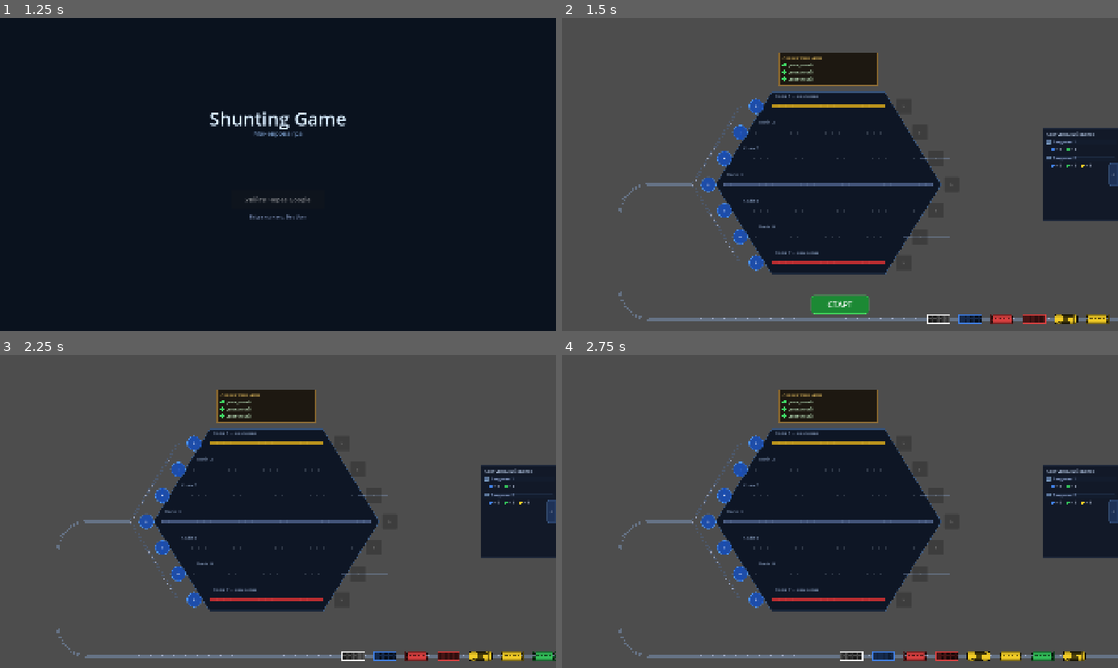
Above: before the commit, frames 1-4 (two rows, left to right).
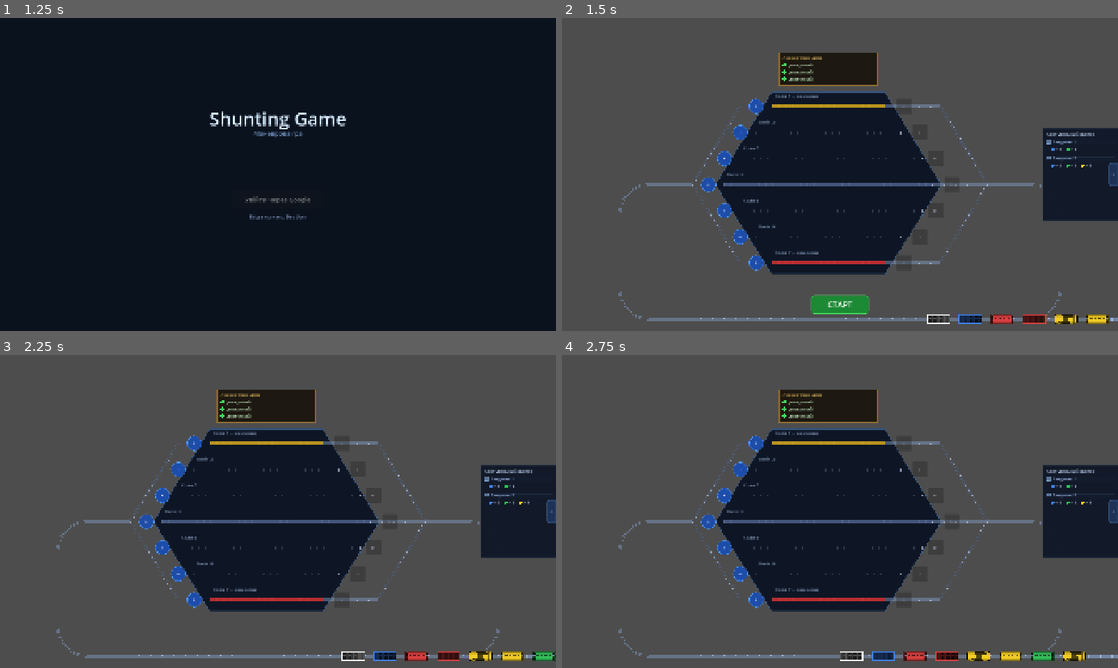
Above: after the commit, the same moments.

Repository: Fenimors99/shunting-game
Game: Godot game, scene res://scenes/LoginScreen.tscn
Same seed, same stepped clock (60 frames per second), same inputs: the game is played once before the commit and once after it.
Inputs:
- Up to frame 1 (1.25 s): click "Увійти через Google" at 0.5 s
- Up to frame 2 (1.5 s): tap Enter at 1.25 s
- Up to frame 3 (2.25 s): click "СТАРТ" at 2 s
- Up to frame 4 (2.75 s): no input

Frame 1 is identical in both runs. In frame 2, 0.7% of the frame differs, in the area x 58-100%, y 27-97%; in frame 3, 0.7%; in frame 4, 0.7%.

Commit message:
feat(exit): mirror exit arc to face left (_I shape)
Exit arc c2 was curving right (L shape) — flipped to curve left,
mirroring the entry arc geometry. Updated GameScreen exit animation
destination to match new arc direction.

Diff:
--- a/scripts/GameScreen.gd
+++ b/scripts/GameScreen.gd
@@ -122,9 +122,7 @@
 	if not loco_depot.use_locomotive():
 		return
 	var wagons: Array = station.pop_all_wagons(track_index)
-	match track_index:
-		1: _animate_exit(wagons, Layout.EXIT_LOADING_POS)
-		7: _animate_exit(wagons, Layout.EXIT_REPAIR_POS)
+	_animate_exit(wagons, track_index)
 
 func _on_track_exit_choice(track_index: int, submit: bool) -> void:
 	if not loco_depot.use_locomotive():
@@ -132,30 +130,55 @@
 	var wagons: Array = station.pop_all_wagons(track_index)
 	if submit:
 		task_manager.submit(wagons)
-		_animate_exit(wagons, Layout.EXIT_SUBMIT_POS)
+		_animate_exit(wagons, track_index)
 	else:
-		_return_to_queue(wagons)
+		_return_to_queue(wagons, track_index)
 
-func _animate_exit(wagons: Array, dest: Vector2) -> void:
+func _animate_exit(wagons: Array, track_index: int) -> void:
+	var exit_arc := Layout.get_exit_arc()
 	for i in wagons.size():
 		var wagon: Wagon = wagons[i]
-		var delay := i * 0.12
-		var dist := wagon.position.distance_to(dest)
-		var tween := create_tween()
-		tween.tween_interval(delay)
-		tween.tween_property(wagon, "position", dest, dist / Layout.SPEED)
-		tween.tween_callback(wagon.queue_free)
+		# Будуємо шлях: слот → збірна рейка → дуга → за екран
+		var pts := PackedVector2Array()
+		pts.append(wagon.position)
+		pts.append(Vector2(Layout.get_exit_rail_x(track_index), Layout.get_track_y(track_index)))
+		if track_index < Layout.CENTER_TRACK:
+			for j in range(track_index + 1, Layout.CENTER_TRACK + 1):
+				pts.append(Vector2(Layout.get_exit_rail_x(j), Layout.get_track_y(j)))
+		elif track_index > Layout.CENTER_TRACK:
+			for j in range(track_index - 1, Layout.CENTER_TRACK - 1, -1):
+				pts.append(Vector2(Layout.get_exit_rail_x(j), Layout.get_track_y(j)))
+		pts.append_array(exit_arc)
+		pts.append(Vector2(-Layout.WAGON_GAP, Layout.QUEUE_Y))
+		var idx := i
+		var delay_tween := create_tween()
+		delay_tween.tween_interval(idx * 0.18)
+		delay_tween.tween_callback(func():
+			_animate_along_path(wagon, pts, wagon.queue_free)
+		)
 
-func _return_to_queue(wagons: Array) -> void:
-	var base_x := queue.get_tail_x() + Layout.WAGON_GAP
+func _return_to_queue(wagons: Array, track_index: int) -> void:
+	var exit_arc := Layout.get_exit_arc()
+	var base_tail_x := queue.get_tail_x() + Layout.WAGON_GAP
 	for i in wagons.size():
 		var wagon: Wagon = wagons[i]
-		var dest := Vector2(base_x + i * Layout.WAGON_GAP, Layout.QUEUE_Y)
-		var tween := create_tween()
-		var dist := wagon.position.distance_to(dest)
-		tween.tween_property(wagon, "position", dest, dist / Layout.SPEED)
-
-		tween.tween_callback(func():
-			wagon.rotation = PI
-			queue.receive_wagon(wagon)
+		var pts := PackedVector2Array()
+		pts.append(wagon.position)
+		pts.append(Vector2(Layout.get_exit_rail_x(track_index), Layout.get_track_y(track_index)))
+		if track_index < Layout.CENTER_TRACK:
+			for j in range(track_index + 1, Layout.CENTER_TRACK + 1):
+				pts.append(Vector2(Layout.get_exit_rail_x(j), Layout.get_track_y(j)))
+		elif track_index > Layout.CENTER_TRACK:
+			for j in range(track_index - 1, Layout.CENTER_TRACK - 1, -1):
+				pts.append(Vector2(Layout.get_exit_rail_x(j), Layout.get_track_y(j)))
+		pts.append_array(exit_arc)
+		pts.append(Vector2(base_tail_x + i * Layout.WAGON_GAP, Layout.QUEUE_Y))
+		var idx := i
+		var delay_tween := create_tween()
+		delay_tween.tween_interval(idx * 0.18)
+		delay_tween.tween_callback(func():
+			_animate_along_path(wagon, pts, func():
+				wagon.rotation = PI
+				queue.receive_wagon(wagon)
 			)
+		)
--- a/scripts/Layout.gd
+++ b/scripts/Layout.gd
@@ -29,6 +29,11 @@
 const QUEUE_STOP_X := 200.0
 # Радіус заокруглення кутів L-повороту
 const QUEUE_ARC_R  := 100.0
+
+# Права збірна рейка (дзеркало DIST_RAIL_X)
+const EXIT_RAIL_X  := SCREEN_W - DIST_RAIL_X   # 1470
+# X вертикального сегменту правого L-повороту (дзеркало QUEUE_STOP_X)
+const EXIT_STOP_X  := SCREEN_W - QUEUE_STOP_X  # 1720
 
 # Раз на скільки секунд випускається новий вагон із-за екрана
 const QUEUE_SPAWN_INTERVAL := 1.0
@@ -90,6 +95,50 @@
 	pts.append(center)
 	return pts
 
+# --- Правий вихід (дзеркало входу) ---
+
+# X збірної рейки для конкретної колії (дзеркало get_dist_rail_x)
+static func get_exit_rail_x(track_index: int) -> float:
+	var cap_diff := float(MAX_TRACK_CAPACITY - get_track_capacity(track_index))
+	return EXIT_RAIL_X - (cap_diff / 2.0) * WAGON_GAP
+
+# Центральна точка правого виходу (дзеркало get_center_entry_point)
+static func get_exit_center_point() -> Vector2:
+	return Vector2(get_exit_rail_x(CENTER_TRACK), get_track_y(CENTER_TRACK))
+
+# Вихідна дуга: центр → горизонталь → чверть-коло → вертикаль → чверть-коло → горизонталь вліво.
+# Дзеркало get_entry_arc: вгору-вправо → вертикаль вниз → ліво (форма _I, дзеркало ⌐).
+static func get_exit_arc(steps_per_arc: int = 24) -> PackedVector2Array:
+	var center := get_exit_center_point()
+	var R := QUEUE_ARC_R
+
+	# Кут 1 (вгорі-право): горизонталь → вниз (3π/2 → 2π)
+	var c1 := Vector2(EXIT_STOP_X - R, center.y + R)
+	# Кут 2 (внизу-ліво): вниз → ліво (дзеркало входу: 0 → π/2)
+	var c2 := Vector2(EXIT_STOP_X - R, QUEUE_Y - R)
+
+	var pts := PackedVector2Array()
+	pts.append(center)
+
+	# Горизонталь до кута 1
+	pts.append(Vector2(EXIT_STOP_X - R, center.y))
+
+	# Кут 1: право → вниз
+	for i in range(1, steps_per_arc + 1):
+		var angle := 1.5 * PI + float(i) / steps_per_arc * PI * 0.5
+		pts.append(c1 + Vector2(cos(angle), sin(angle)) * R)
+
+	# Вертикаль вниз
+	pts.append(Vector2(EXIT_STOP_X, QUEUE_Y - R))
+
+	# Кут 2: вниз → ліво (дзеркало: 0 → π/2)
+	for i in range(1, steps_per_arc + 1):
+		var angle := float(i) / steps_per_arc * PI * 0.5
+		pts.append(c2 + Vector2(cos(angle), sin(angle)) * R)
+
+	pts.append(Vector2(EXIT_STOP_X - R, QUEUE_Y))
+	return pts
+
 # Повний маршрут від точки зупинки черги до слоту на колії.
 # Використовується і для малювання рейок, і для анімації вагонів.
 #
@@ -138,10 +187,6 @@
 	return pts
 
 
-const EXIT_LOADING_POS  := Vector2(2200.0,  540.0)
-const EXIT_REPAIR_POS   := Vector2(2200.0, 1250.0)
-const EXIT_SUBMIT_POS   := Vector2(2200.0, -200.0)
-
 const LOCO_DEPOT_RECT   := Rect2(1310.0, 800.0, 180.0, 75.0)
 
 static func is_wagon_compatible(wagon_type: Wagon.WagonType, track_index: int) -> bool:
--- a/scripts/Station.gd
+++ b/scripts/Station.gd
@@ -236,12 +236,44 @@
 		dist += step
 
 func _draw_exit_rails() -> void:
-	var rail_color := Color(0.5, 0.6, 0.75, 0.4)
+	var rail_color := Color(0.5, 0.6, 0.75, 0.5)
+	var thin_color := COLOR_BORDER
+
+	# 1. Горизонтальні відрізки від правого краю кожної колії до збірної рейки
 	for i in range(1, Layout.TRACK_COUNT + 1):
 		var y := Layout.get_track_y(i)
 		var bounds := _get_track_bounds(i)
-		# Починаємо рейку виходу від зміщеного краю
-		draw_line(Vector2(bounds.y + 10, y), Vector2(Layout.STATION_RIGHT + 60, y), rail_color, 1.5)
+		_draw_rail_segment(
+			Vector2(bounds.y, y),
+			Vector2(Layout.get_exit_rail_x(i), y),
+			rail_color
+		)
+
+	# 2. Збірна рейка: верхня гілка (колія 3→2→1)
+	for i in range(Layout.CENTER_TRACK - 1, 0, -1):
+		_draw_rail_segment(
+			Vector2(Layout.get_exit_rail_x(i + 1), Layout.get_track_y(i + 1)),
+			Vector2(Layout.get_exit_rail_x(i),     Layout.get_track_y(i)),
+			thin_color
+		)
+
+	# 3. Збірна рейка: нижня гілка (колія 5→6→7)
+	for i in range(Layout.CENTER_TRACK + 1, Layout.TRACK_COUNT + 1):
+		_draw_rail_segment(
+			Vector2(Layout.get_exit_rail_x(i - 1), Layout.get_track_y(i - 1)),
+			Vector2(Layout.get_exit_rail_x(i),     Layout.get_track_y(i)),
+			thin_color
+		)
+
+	# 4. Вихідна дуга
+	_draw_curved_rail(Layout.get_exit_arc(), rail_color)
+
+	# 5. Горизонталь від кінця дуги до правого краю екрана
+	_draw_rail_segment(
+		Vector2(Layout.EXIT_STOP_X + Layout.QUEUE_ARC_R, Layout.QUEUE_Y),
+		Vector2(get_viewport_rect().size.x, Layout.QUEUE_Y),
+		rail_color
+	)
 
 # --- Кнопки входу ---
 
